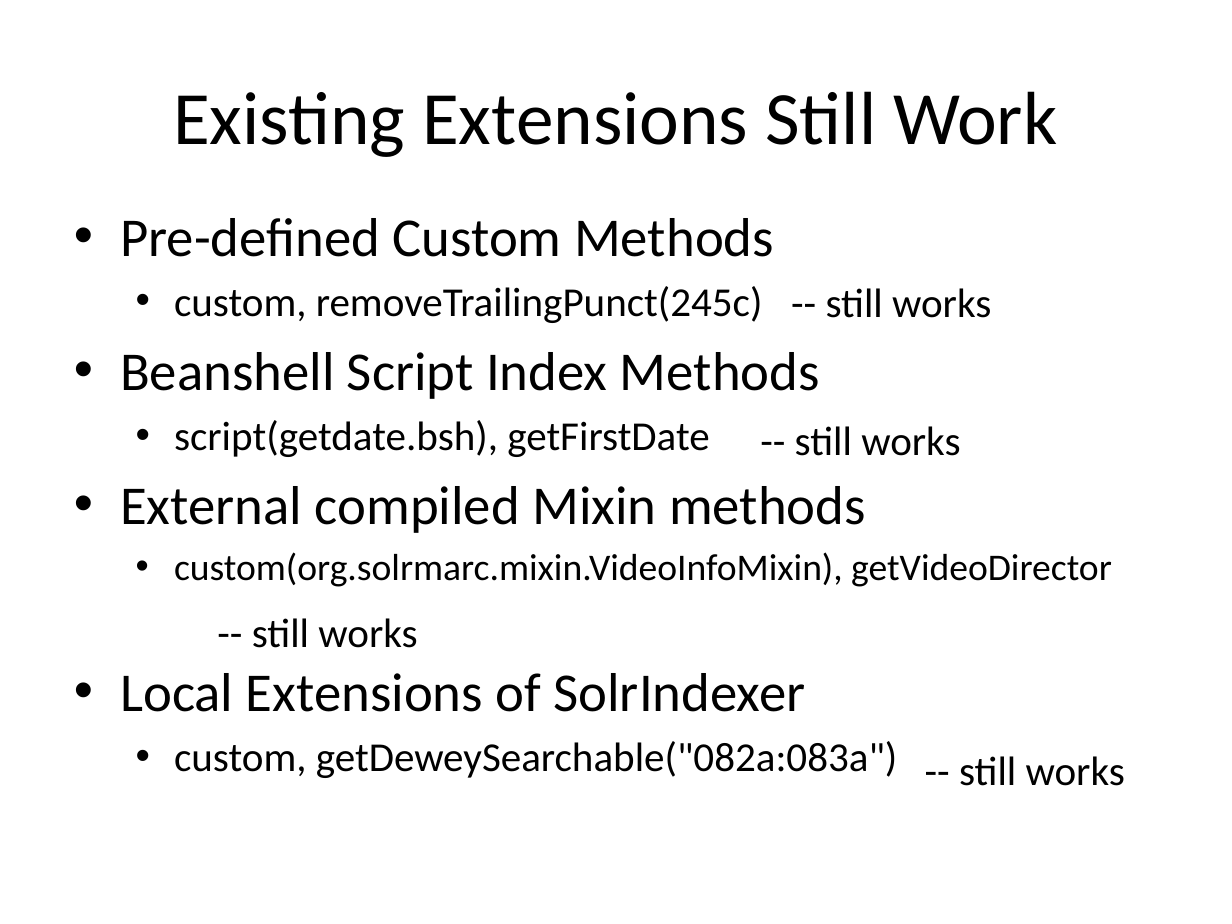
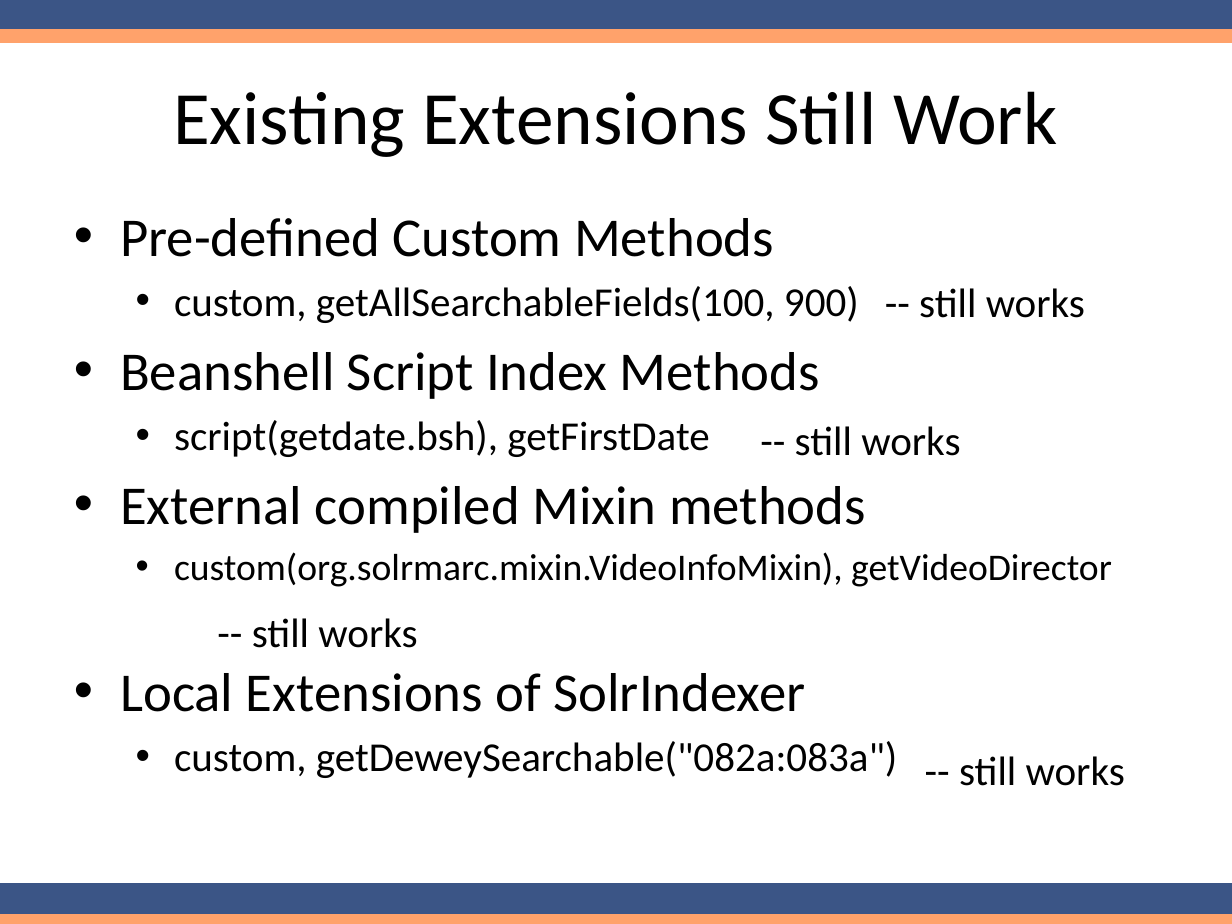
Before and after one commit to solrmarc/solrmarc, a slide deck: slide 12 of New Release of SolrMarc.pptx. Drawn at 1232x924 pixels with LibreOffice and Linux fonts; fonts in the diff are those of the drawing. Boxes give left, top, right and bottom in pixels: in the first picture for what was removed or moved away, otherwise in the second. Text is boxed around its words. In the diff, an @@ line names an element or a change of style, - is before the commit and + after.

```diff
--- a/New Release of SolrMarc.pptx
+++ b/New Release of SolrMarc.pptx
@@ rectangle added at (0,0,1232,31), fill #3B5586, outline #3B5586 2 pt @@
@@ rectangle added at (0,31,1232,41), fill #FFA26B, outline #FFA26B 2 pt @@
@@ text at (174,286,859,323): text changed @@
-  • custom, removeTrailingPunct(245c)
+  • custom, getAllSearchableFields(100, 900)
@@ text "-- still works": place and size @@
-text "-- still works" at (826,288,991,318)
+text "-- still works" at (919,288,1085,318)
@@ rectangle added at (0,885,1232,915), fill #3B5586, outline #3B5586 2 pt @@
@@ rectangle added at (0,915,1232,924), fill #FFA26B, outline #FFA26B 2 pt @@
```
Also in this commit, not shown: 21 other slides changed, 2 slides added, 1 slide removed.
